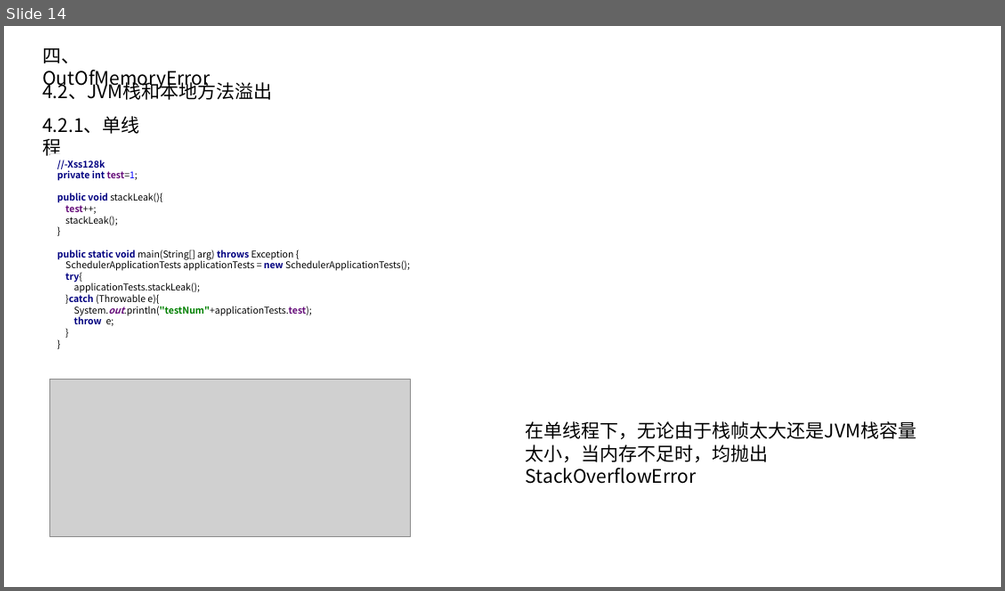
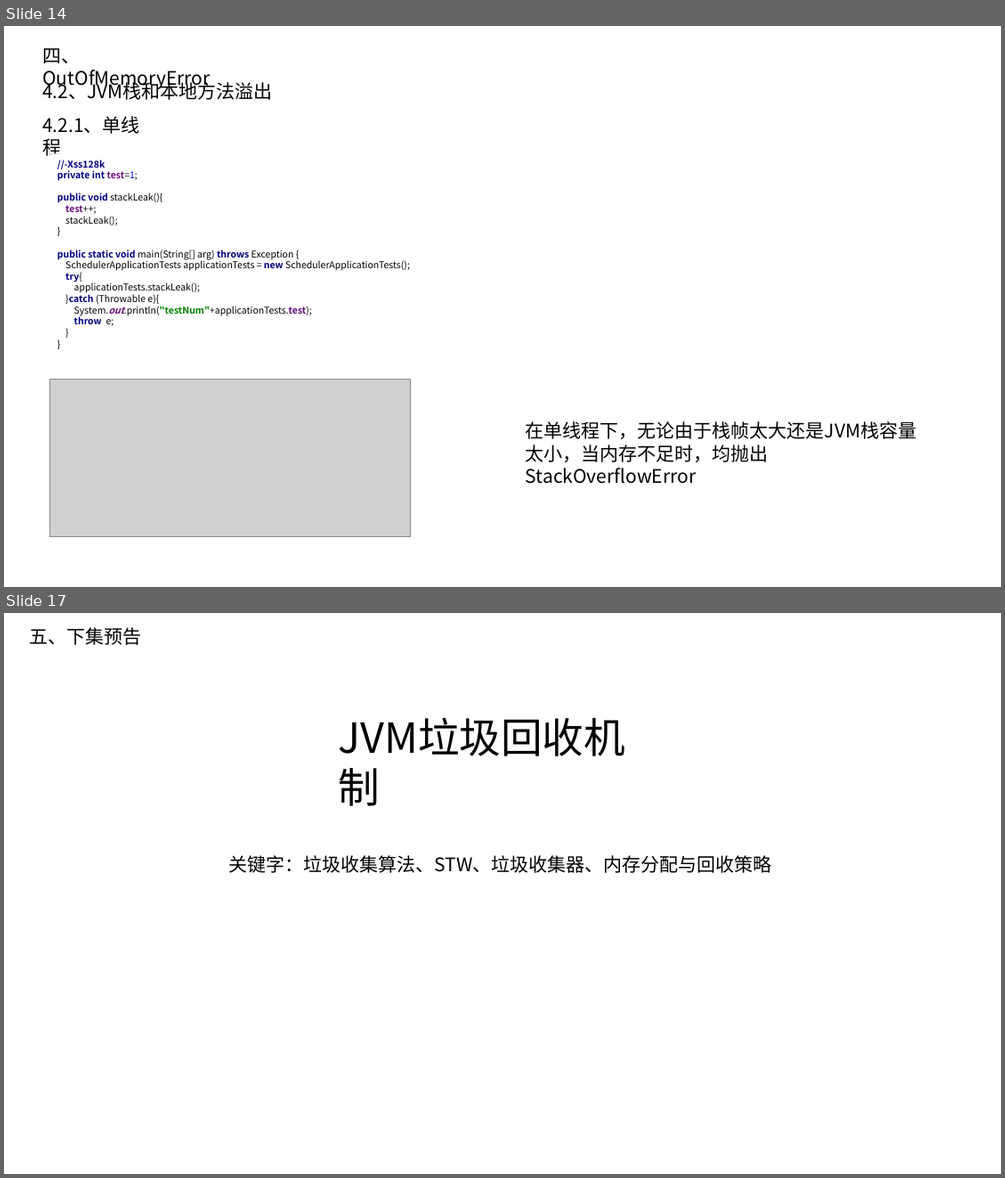
Before and after one commit to wscncxy/saiDOC, a slide deck: 虚拟机1.pptx. Shown one above the other, each under a label of ours: slide 14 before the commit, slides 14 and 17 after it; the slides between them are not shown. The pictures are 1005x591 and 1005x1178 pixels, drawn with LibreOffice and Linux fonts; fonts in the diff are those of the drawing; grey boxes stand for pictures; background and template pictures are left out. Boxes give left, top, right and bottom in pixels: in the first picture for what was removed or moved away, otherwise in the second. Text is boxed around its words. In the diff, an @@ line names an element or a change of style, - is before the commit and + after.

```diff
--- a/虚拟机1.pptx
+++ b/虚拟机1.pptx
@@ slide 17 added at (x1=4, y1=613, x2=1001, y2=1174), background picture (left out) @@
@@ text added at (x1=29, y1=627, x2=141, y2=645), 18 pt, text #000000 @@
+五、下集预告
@@ text added at (x1=331, y1=708, x2=674, y2=765), 40 pt, text #000000 @@
+JVM垃圾回收机制
@@ text added at (x1=229, y1=855, x2=772, y2=873), 18 pt, text #000000 @@
+关键字：垃圾收集算法、STW、垃圾收集器、内存分配与回收策略
```
Also in this commit, not shown: 1 slide changed, 1 other slide added.
